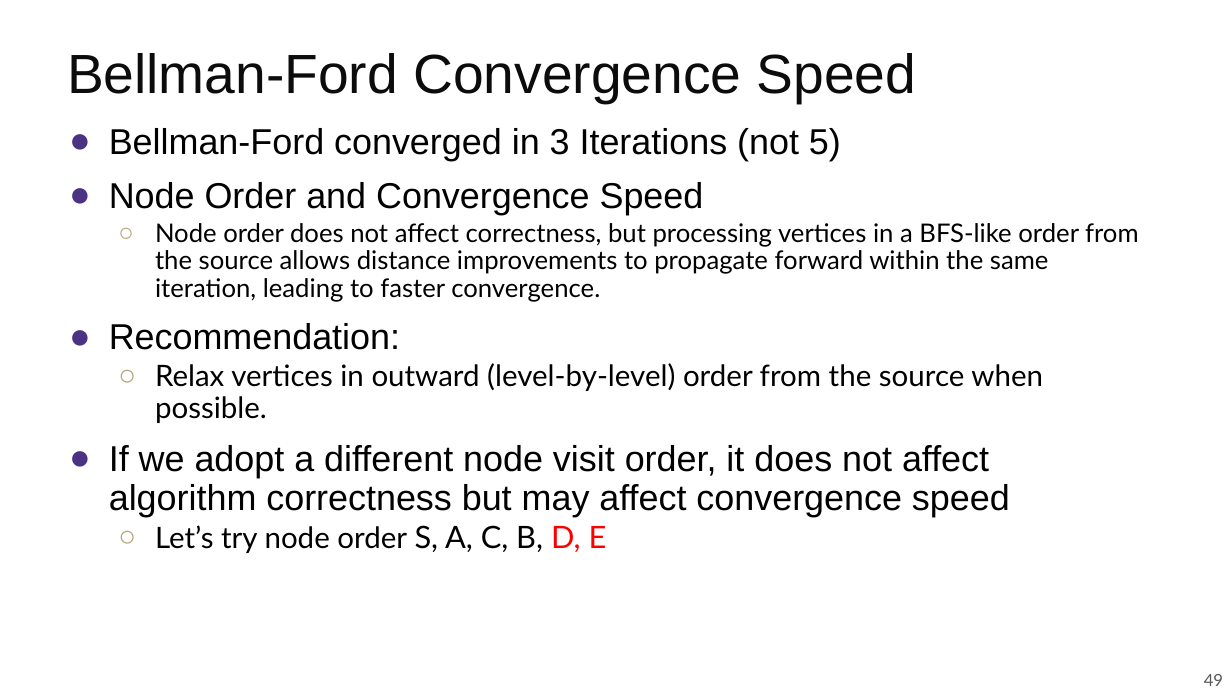
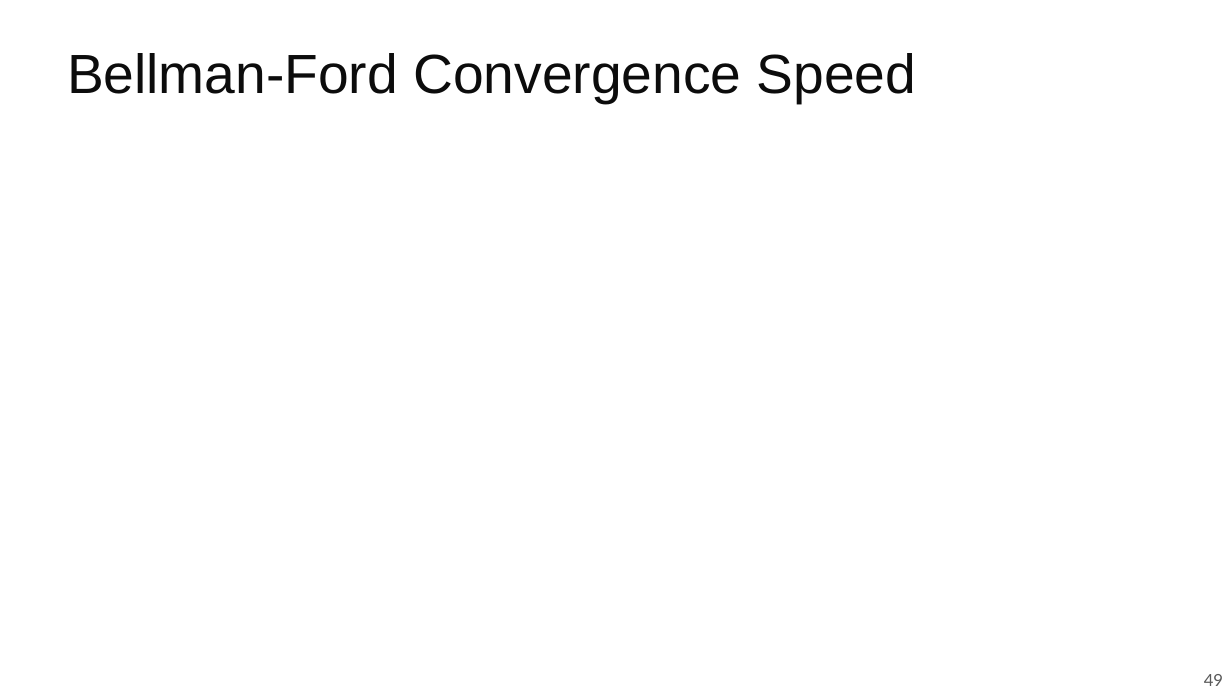
Before and after one commit to guhofstra/CSC175Sp26, a slide deck: slide 49 of PPTs/Lecture 5.1 Shortest Paths Algorithms.pptx. Drawn at 1232x693 pixels with LibreOffice and Linux fonts; fonts in the diff are those of the drawing; grey boxes stand for pictures. Boxes give left, top, right and bottom in pixels: in the first picture for what was removed or moved away, otherwise in the second. Text is boxed around its words. In the diff, an @@ line names an element or a change of style, - is before the commit and + after.

```diff
--- a/PPTs/Lecture 5.1 Shortest Paths Algorithms.pptx
+++ b/PPTs/Lecture 5.1 Shortest Paths Algorithms.pptx
@@ text removed at (x1=109, y1=128, x2=1138, y2=553) @@
-● Bellman-Ford converged in 3 Iterations (not 5)
-● Node Order and Convergence Speed
-  ○ Node order does not affect correctness, but processing vertices in a BFS-like order from the source allows distance improvements to propagate forward within the same iteration, leading to faster convergence.
-● Recommendation:
-  ○ Relax vertices in outward (level-by-level) order from the source when possible.
-● If we adopt a different node visit order, it does not affect algorithm correctness but may affect convergence speed
-  ○ Let’s try node order S, A, C, B, D, E
```
Also in this commit, not shown: 1 other slide changed, 1 other file.
